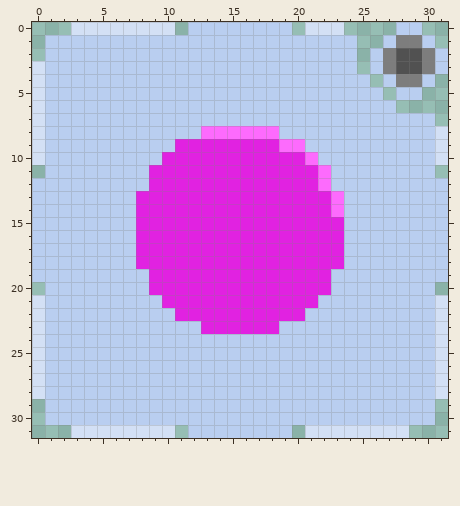
A pixel-art sprite gets an edit: Icons/Speed Test.png. The picture above is the old version.
The file is 32x32 pixels.
New version:
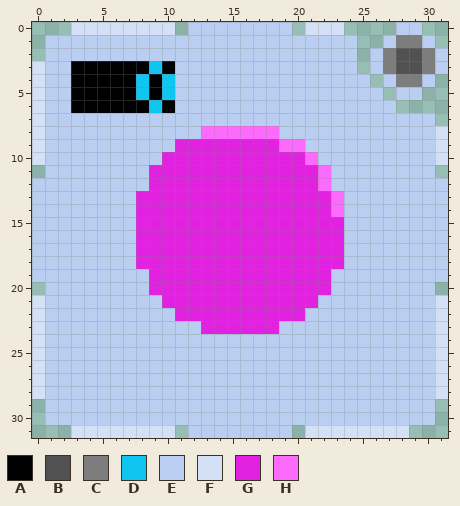
Palette (. is transparent): A #000000  B #515151  C #7d7d7d  D #0ec6ef  E #b9cef0  F #d3e0f5  G #e122e1  H #fd6bfd
Edits made:
@@ x 1..12 @@
  2 EEEEEEEEEEEE
- 3 EEEEEEEEEEEE
- 4 EEEEEEEEEEEE
- 5 EEEEEEEEEEEE
- 6 EEEEEEEEEEEE
+ 3 EEAAAAAADAEE
+ 4 EEAAAAADADEE
+ 5 EEAAAAADADEE
+ 6 EEAAAAAADAEE
  7 EEEEEEEEEEEE
Pixel boxes of the changes (left, top, right, bottom) in both pictures:
changed: (71, 61, 175, 113)
